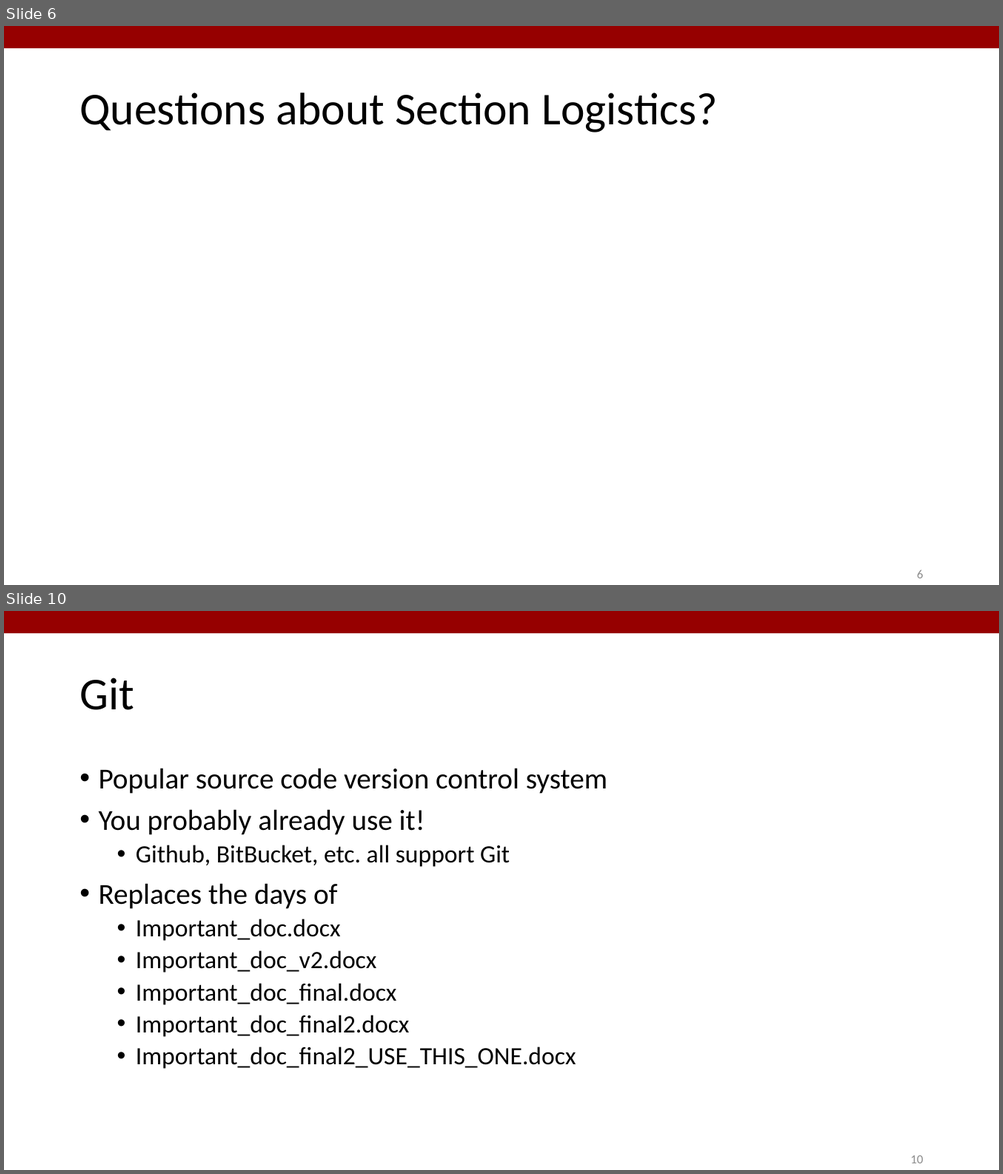
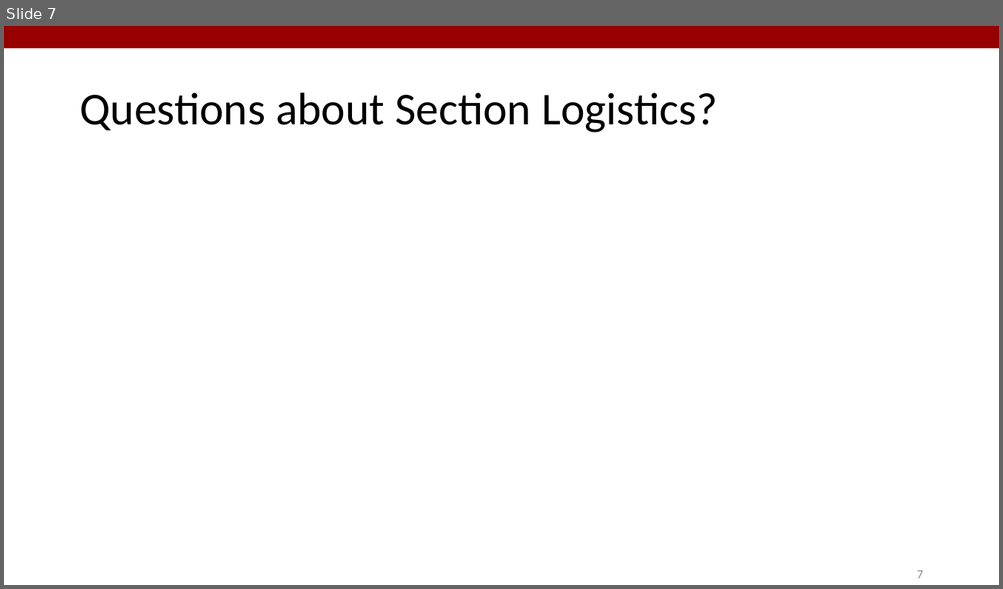
Before and after one commit to StanfordASL/PoRA-I-Sections, a slide deck: s1/slides/s1.pptx. Shown one above the other, each under a label of ours: slides 6 and 10 before the commit, slide 7 after it; the slides between them are not shown. The pictures are 1003x1174 and 1003x589 pixels, drawn with LibreOffice and Linux fonts; fonts in the diff are those of the drawing. Boxes give left, top, right and bottom in pixels: in the first picture for what was removed or moved away, otherwise in the second. Text is boxed around its words. In the diff, an @@ line names an element or a change of style, - is before the commit and + after.

```diff
--- a/s1/slides/s1.pptx
+++ b/s1/slides/s1.pptx
@@ slide 10 removed at (x1=4, y1=611, x2=999, y2=1170), background #FFFFFF; not listed: 1 template element that a slide beside it also shows @@
@@ text removed at (x1=79, y1=678, x2=134, y2=710) @@
-Git
@@ text removed at (x1=99, y1=768, x2=607, y2=1069) @@
-• Popular source code version control system
-• You probably already use it!
-  • Github, BitBucket, etc. all support Git
-• Replaces the days of
-  • Important_doc.docx
-  • Important_doc_v2.docx
-  • Important_doc_final.docx
-  • Important_doc_final2.docx
-  • Important_doc_final2_USE_THIS_ONE.docx
@@ page number removed at (x1=910, y1=1156, x2=923, y2=1164) @@
-10
@@ what was slide 6 is now slide 7 @@
@@ page number at (x1=916, y1=571, x2=922, y2=579): text changed @@
-6
+7
```
Also in this commit, not shown: 7 slides changed, 3 slides added, 5 other slides removed, 4 other files.
